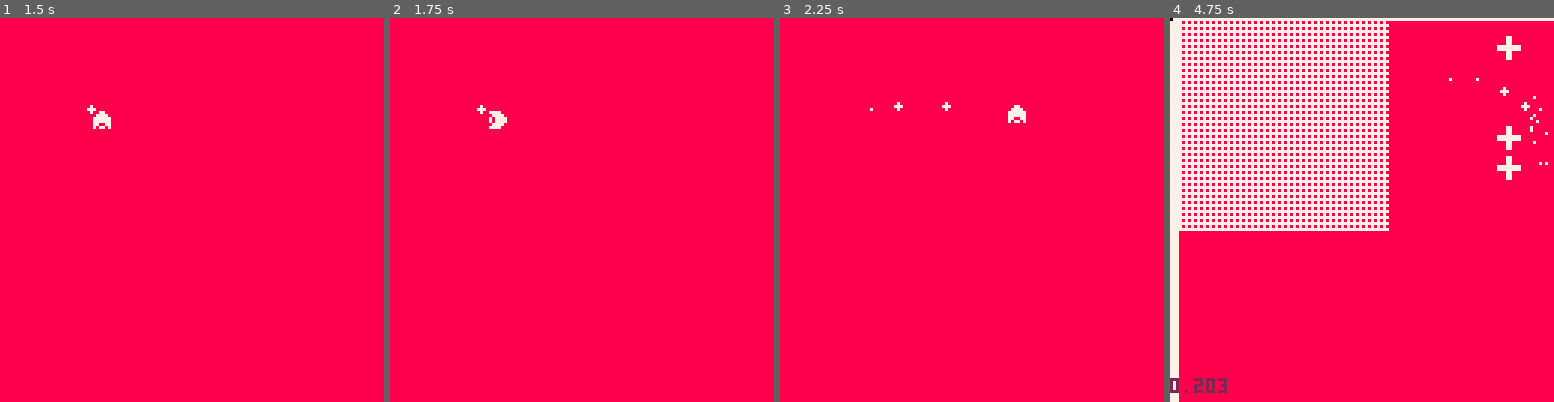
Above: before the commit, frames 1-4 (left to right).
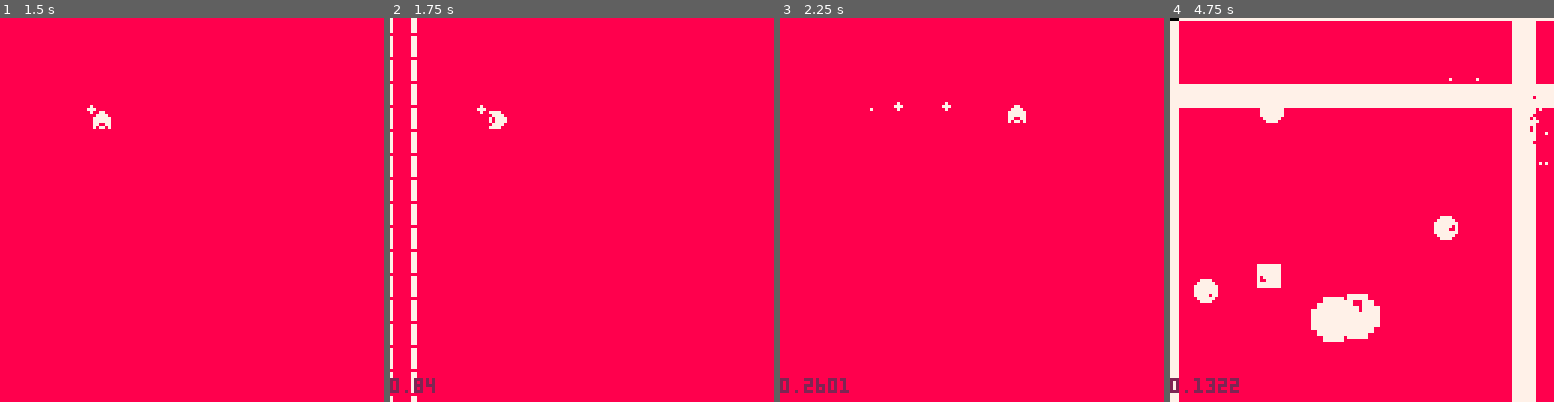
Above: after the commit, the same moments.

Repository: eguneys/pico8-jam
Game: PICO-8 cartridge arythmia.p8
Same seed, same stepped clock (60 frames per second), same inputs: the game is played once before the commit and once after it.
Inputs:
- Up to frame 1 (1.5 s): tap X (X key) at 0.33, 1.07 s
- Up to frame 2 (1.75 s): hold Right from 1.6 s (still down)
- Up to frame 3 (2.25 s): tap X (X key) at 1.85 s; release Right at 2.1 s; hold Up from 2.15 s (still down)
- Up to frame 4 (4.75 s): release Up at 2.42 s; hold Right 2.47-3.03 s; tap X (X key) at 2.97, 4.08 s; hold Left 3.08-3.58 s; hold Down 3.63-3.97 s; hold Right 4.02-4.68 s; hold Up from 4.73 s (still down)

Frame 1 is identical in both runs. In frame 2, 2.2% of the frame differs, in the area x 0-12%, y 0-100%; in frame 3, 0.3%; in frame 4, 32%, in the area x 0-100%, y 0-100%.

Commit message:
level 2 music

Diff:
--- a/arythmia.p8
+++ b/arythmia.p8
@@ -34,7 +34,8 @@
    shakex = 0
    shakey = 0
 
-   music(10)
+   music(levels[stats.current * 4])
+
 end
 
 function init_helper(st, si, x, y, w, h)
@@ -791,13 +792,37 @@
    }
 }
 
+level2 = {
+   bpm=10,
+   oss={
+      0,0,0,0,
+      10,-8,136,100,0,
+      11,136,-8,100,0,0,
+      4,5,60,0,4,5,30,0,4,5,90,0,
+      3,37,100,0,3,37,30,0,3,37,90,0,0,
+      11,-8,136,100,0,11,-8,136,100,0,
+      10,136,-8,100,0,0,
+      3,37,30,0,3,37,100,0,3,37,90,0,0,
+      4,5,90,0,4,5,30,0,4,5,60,0,
+      10,136,-8,100,0,10,-8,136,100,0,
+      8,0,4,5,90,0,4,5,30,0,4,5,60,0,
+      9,0,9,128,0,
+      3,37,30,0,3,37,100,0,3,37,90,0,0,
+      0,0,0,0,
+      2,9,60,0,0,2,9,80,0,0,1,9,60,1,9,90,0,
+      1,9,90,0,0,1,9,20,0,0,1,9,50,1,9,70,
+
+      0,0,0,0,0
+   }
+}
+
 levels = {
-   level1, "rapture", 5,
-   level1, "dark earth", 6
+   level2, "rapture", 5,5,
+   level1, "dark earth", 6,10
 }
 
 function init_level(level)
-   level = levels[level * 3 - 2]
+   level = levels[level * 4 - 3]
 
    local t = 0
    local i = 1
@@ -892,16 +917,19 @@
    menu.data.t += 1
 
    if btnp(⬆️) then
+      sfx(2)
       menu.data.spin=-5
    end
 
    if btnp(⬇️) then
+      sfx(2)
       menu.data.spin=5
    end
 
    if btnp(❎) then
       reset_stats(menu.data.i + 1)
       transition(play_scene)
+      sfx(6)
    end
 
    if menu.data.spin < 0 then
@@ -909,8 +937,8 @@
       if menu.data.spin == 0 then
          menu.data.t = 0
          menu.data.i-=1
-         menu.data.i += #levels/3
-         menu.data.i %= #levels/3
+         menu.data.i += #levels/4
+         menu.data.i %= #levels/4
       end
    end
 
@@ -919,7 +947,7 @@
       if menu.data.spin == 0 then
          menu.data.t = 0
          menu.data.i+=1
-         menu.data.i %= #levels/3
+         menu.data.i %= #levels/4
       end
    end
 
@@ -932,8 +960,8 @@
 
    color(7)
 
-   local name = levels[(menu.data.i + 1) * 3 - 1]
-   local si = levels[(menu.data.i + 1) * 3]
+   local name = levels[(menu.data.i + 1) * 4 - 2]
+   local si = levels[(menu.data.i + 1) * 4 - 1]
 
    sspr(0,32,16,16,48,8,32,32)
 
@@ -994,8 +1022,8 @@
    rectfill(0,30,128,34,7)
    rectfill(0,24,128,26,7)
 
-   local name = levels[stats.current * 3 - 1]
-   local si = levels[stats.current * 3]
+   local name = levels[stats.current * 4 - 2]
+   local si = levels[stats.current * 4 - 1]
 
    print(name, 40 + scene.data.t * 0.8 % 180 - 80, 30, 8)
 
Not shown, changed: the music (__music__) section of arythmia.p8
Not shown, changed: the sound effects (__sfx__) section of arythmia.p8
Not shown, changed: Arythmia.md
